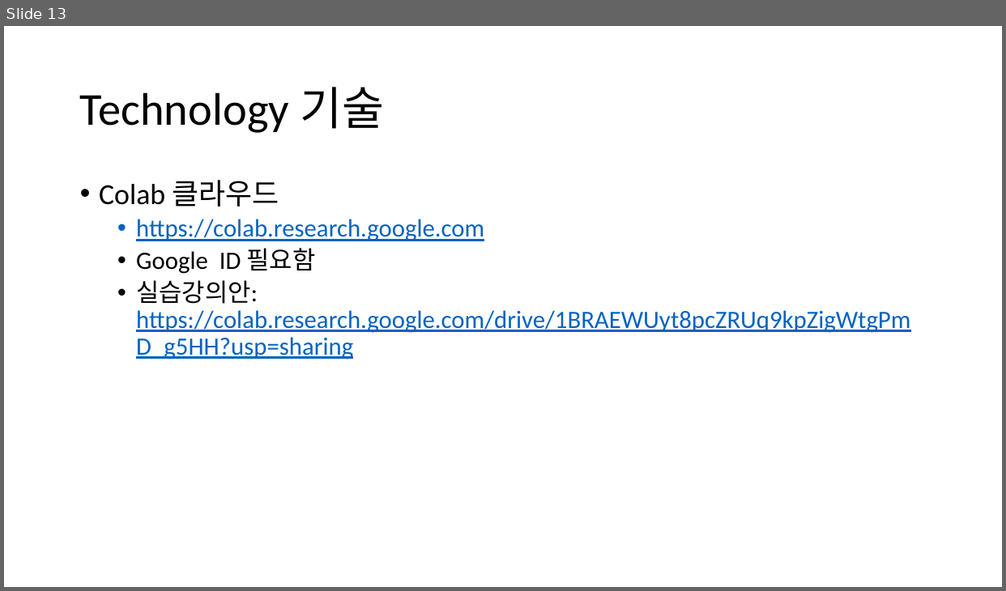
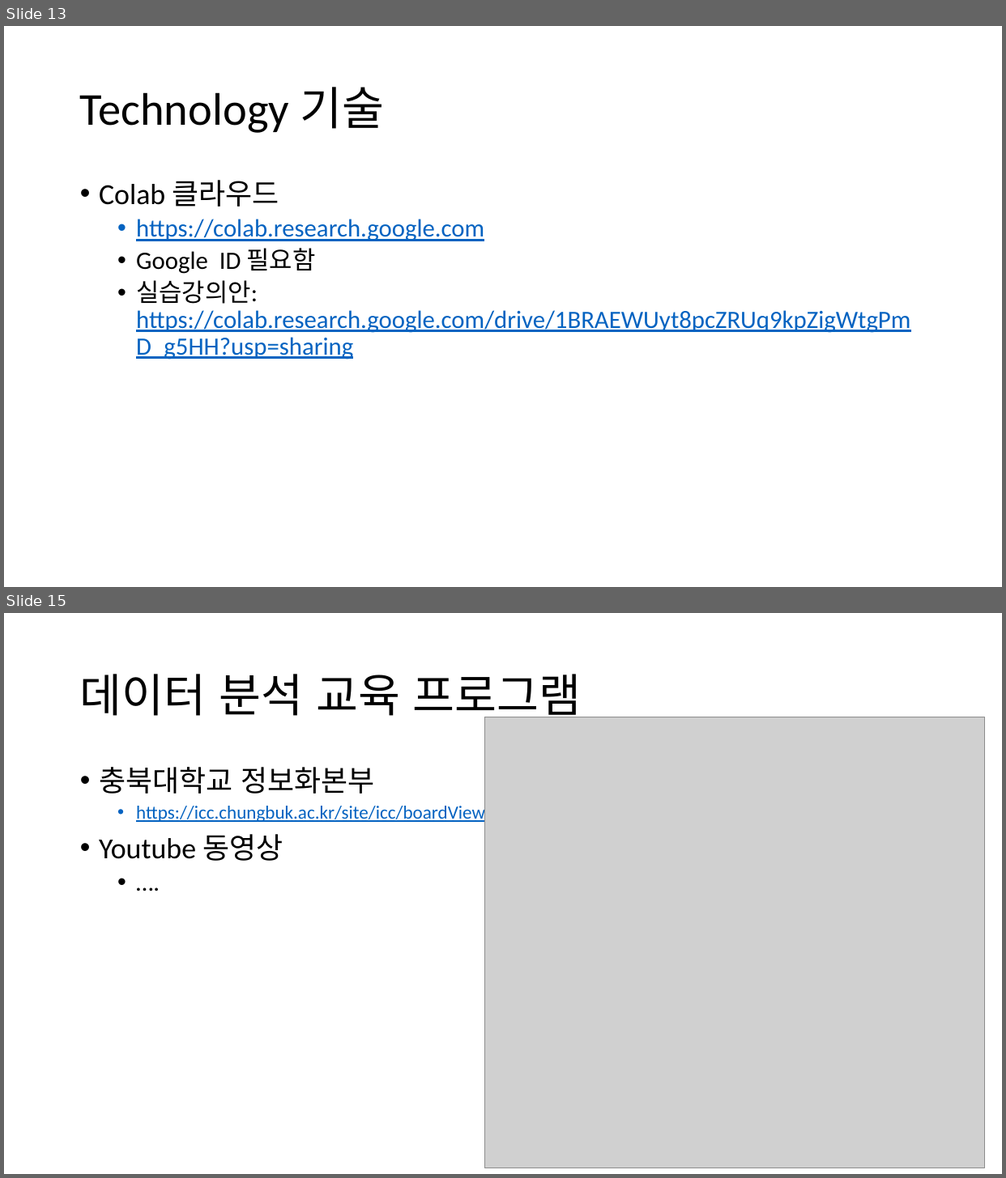
Before and after one commit to SalguAlmond/SalguAlmond, a slide deck: 인공지능 기반의 기업 데이터 분석.pptx. Shown one above the other, each under a label of ours: slide 13 before the commit, slides 13 and 15 after it; the slides between them are not shown. The pictures are 1006x591 and 1006x1178 pixels, drawn with LibreOffice and Linux fonts; fonts in the diff are those of the drawing; grey boxes stand for pictures. Boxes give left, top, right and bottom in pixels: in the first picture for what was removed or moved away, otherwise in the second. Text is boxed around its words. In the diff, an @@ line names an element or a change of style, - is before the commit and + after.

```diff
--- a/인공지능 기반의 기업 데이터 분석.pptx
+++ b/인공지능 기반의 기업 데이터 분석.pptx
@@ slide 15 added at [4,613,1002,1174], background #FFFFFF @@
@@ title added at [80,674,582,724], 44 pt, text #000000 @@
+데이터 분석 교육 프로그램
@@ picture added at [484,717,985,1169] @@
@@ text added at [99,767,863,861], 18 pt, text #0563C1, underline @@
+• 충북대학교 정보화본부
+  • https://icc.chungbuk.ac.kr/site/icc/boardView.do?post=3205295&boardSeq=624&key=icc_0501
+• Youtube 동영상
+  • ….
```
Also in this commit, not shown: 4 slides changed, 3 other slides added, 1 other file.
